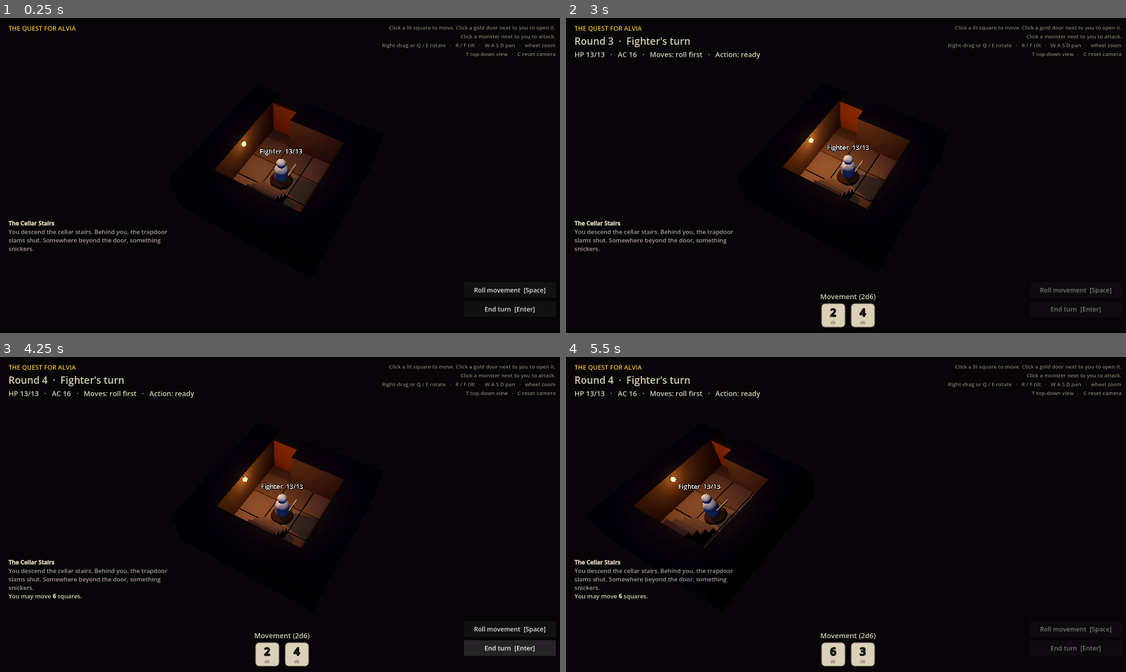
Above: before the commit, frames 1-4 (two rows, left to right).
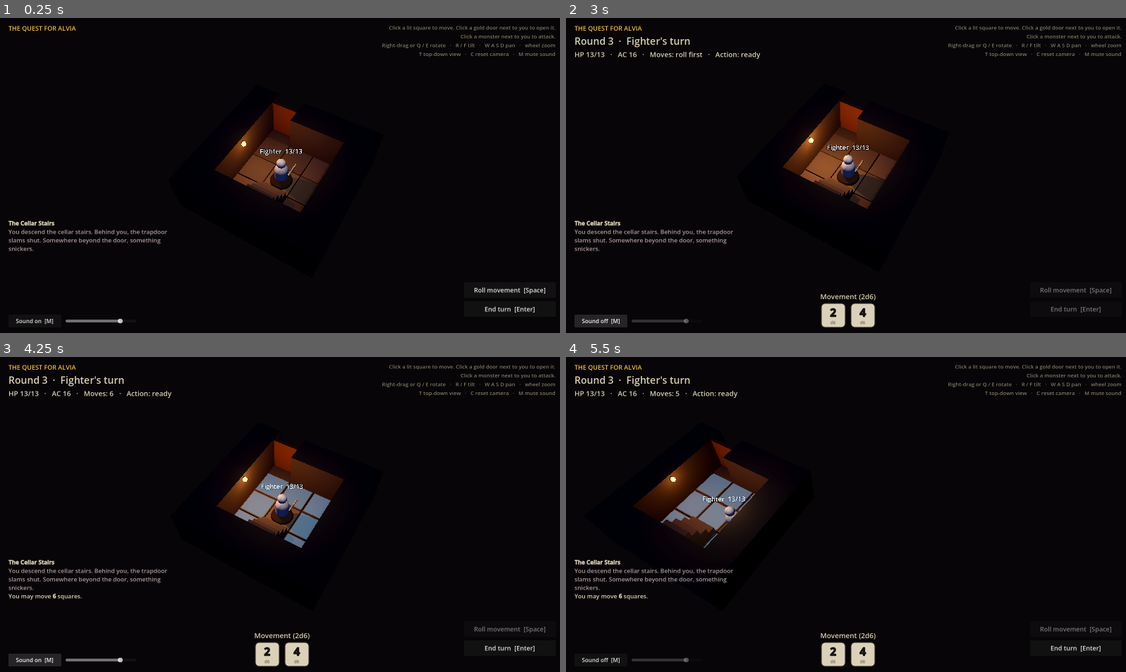
Above: after the commit, the same moments.

Repository: robertdavidsson77-pixel/quest-for-alvia
Game: Godot game, scene res://scenes/main.tscn
The game is run twice, just before and just after one commit, with the same random seed, the same clock (stepped at 60 frames per second) and the same inputs.
Inputs (mouse positions are in pixels of both pictures, inside the frame that each line leads up to):
- Up to frame 1 (0.25 s): no input
- Up to frame 2 (3 s): click "End turn [Enter]" at 0.5 s; click "End turn [Enter]" at 1.25 s; click "Roll movement [Space]" at 2 s; click (599, 320) at 2.75 s, where only the run after the commit has a clickable "Sound on [M]"
- Up to frame 3 (4.25 s): click "End turn [Enter]" (after the commit: "Sound off [M]") at 3.5 s
- Up to frame 4 (5.5 s): tap A at 4.25, 5 s; move the mouse to (974, 498) at 4.27 s; hold D 4.28-5 s; tap M at 4.35 s; click (974, 498) at 4.42 s; tap Space at 4.52, 4.55, 4.82 s; drag from (734, 530) to (818, 577) at 5.02 s

The runs differ from the first frame. In frame 1, 0.3% of the frame differs, in the area x 2-100%, y 10-98%; in frame 2, 0.6%; in frame 3, 2.2%, in the area x 1-100%, y 6-99%; in frame 4, 2.2%.

Commit message:
Add music and sound effects
Looping dungeon ambience, plus sounds for doors, dice, footsteps, sword
hits, misses and the goblin. Volume slider in the bottom-left corner and
M to mute. All audio is CC0 (audio/CREDITS.md).

Co-Authored-By: Claude Opus 5.5 (1M context) <noreply@anthropic.com>
Claude-Session: https://claude.ai/code/session_01Gux7F71D2PtzMttFetbgWG

Diff:
--- a/data/units/goblin.tres
+++ b/data/units/goblin.tres
@@ -16,3 +16,4 @@
 speed = 8
 color = Color(0.35, 0.5, 0.2, 1)
 model_height = 0.75
+voice = "goblin"
--- a/project.godot
+++ b/project.godot
@@ -8,6 +8,10 @@
 run/main_scene="res://scenes/main.tscn"
 config/features=PackedStringArray("4.7", "Forward Plus")
 
+[autoload]
+
+Sound="*res://scripts/sound.gd"
+
 [display]
 
 window/size/viewport_width=1600
--- a/scripts/figure.gd
+++ b/scripts/figure.gd
@@ -35,6 +35,7 @@
 	for step in path:
 		var target := board.cell_to_world(step)
 		face(target)
+		Sound.play("step")
 		var tween := create_tween()
 		tween.tween_property(self, "position", target, STEP_TIME)
 		# A little hop, like moving a miniature by hand.
@@ -63,6 +64,7 @@
 	hp = maxi(0, hp - amount)
 	_update_label()
 	show_float_text("-%d" % amount, Color(1, 0.3, 0.2))
+	Sound.play(stats.voice)
 	var tween := create_tween()
 	tween.tween_property(_body_material, "emission_energy_multiplier", 2.0, 0.05)
 	tween.tween_property(_body_material, "emission_energy_multiplier", 0.0, 0.25)
@@ -87,6 +89,7 @@
 
 
 func _die() -> void:
+	Sound.play(stats.voice, 0.0)
 	_label.visible = false
 	var tween := create_tween()
 	tween.tween_property(_body, "rotation_degrees:x", -90.0, 0.4).set_trans(Tween.TRANS_BOUNCE).set_ease(Tween.EASE_OUT)
--- a/scripts/hud.gd
+++ b/scripts/hud.gd
@@ -5,6 +5,8 @@
 signal roll_pressed
 signal end_turn_pressed
 signal restart_pressed
+signal volume_changed(value: float)
+signal mute_pressed
 
 const BONE := Color(0.86, 0.82, 0.72)
 const INK := Color(0.12, 0.1, 0.09)
@@ -18,6 +20,8 @@
 var _dice_row: HBoxContainer
 var _roll_button: Button
 var _end_button: Button
+var _mute_button: Button
+var _volume_slider: HSlider
 var _end_screen: Control
 var _end_title: Label
 var _end_subtitle: Label
@@ -75,7 +79,27 @@
 	_end_button.pressed.connect(func(): end_turn_pressed.emit())
 	buttons.add_child(_end_button)
 
-	var help := _make_label("Click a lit square to move. Click a gold door next to you to open it.\nClick a monster next to you to attack.\nRight-drag or Q / E rotate   ·   R / F tilt   ·   W A S D pan   ·   wheel zoom\nT top-down view   ·   C reset camera", 15, Color(BONE, 0.6))
+	# Bottom left, under the log: sound on/off and volume.
+	var sound_row := HBoxContainer.new()
+	_place(sound_row, Control.PRESET_BOTTOM_LEFT, Rect2(24, -58, 400, 36))
+	sound_row.add_theme_constant_override("separation", 12)
+	root.add_child(sound_row)
+	_mute_button = _make_button("")
+	_mute_button.custom_minimum_size = Vector2(150, 36)
+	_mute_button.add_theme_font_size_override("font_size", 16)
+	_mute_button.pressed.connect(func(): mute_pressed.emit())
+	sound_row.add_child(_mute_button)
+	_volume_slider = HSlider.new()
+	_volume_slider.min_value = 0.0
+	_volume_slider.max_value = 1.0
+	_volume_slider.step = 0.05
+	_volume_slider.focus_mode = Control.FOCUS_NONE
+	_volume_slider.custom_minimum_size = Vector2(200, 36)
+	_volume_slider.size_flags_vertical = Control.SIZE_SHRINK_CENTER
+	_volume_slider.value_changed.connect(func(v: float): volume_changed.emit(v))
+	sound_row.add_child(_volume_slider)
+
+	var help := _make_label("Click a lit square to move. Click a gold door next to you to open it.\nClick a monster next to you to attack.\nRight-drag or Q / E rotate   ·   R / F tilt   ·   W A S D pan   ·   wheel zoom\nT top-down view   ·   C reset camera   ·   M mute sound", 15, Color(BONE, 0.6))
 	help.horizontal_alignment = HORIZONTAL_ALIGNMENT_RIGHT
 	_place(help, Control.PRESET_TOP_RIGHT, Rect2(-640, 16, 616, 100))
 	root.add_child(help)
@@ -94,6 +118,13 @@
 func set_buttons(can_roll: bool, can_end: bool) -> void:
 	_roll_button.disabled = not can_roll
 	_end_button.disabled = not can_end
+
+
+## Shows the current volume (0..1) and whether sound is muted.
+func set_volume(value: float, muted: bool) -> void:
+	_volume_slider.set_value_no_signal(value)
+	_volume_slider.modulate.a = 0.4 if muted else 1.0
+	_mute_button.text = "Sound off  [M]" if muted else "Sound on  [M]"
 
 
 func log_line(bbcode: String) -> void:
@@ -113,11 +144,13 @@
 		panels.append(panel)
 		faces.append(panel.get_child(0).get_child(0) as Label)
 
+	Sound.play("dice_shake")
 	for i in 9:
 		for face in faces:
 			face.text = str(randi_range(1, sides))
 		await get_tree().create_timer(0.05).timeout
 
+	Sound.play("die_land" if results.size() == 1 else "dice_land")
 	for i in results.size():
 		faces[i].text = str(results[i])
 		if sides == 20 and results[i] == 20:
--- a/scripts/main.gd
+++ b/scripts/main.gd
@@ -57,6 +57,11 @@
 	hud.roll_pressed.connect(_on_roll)
 	hud.end_turn_pressed.connect(_on_end_turn)
 	hud.restart_pressed.connect(func(): get_tree().reload_current_scene())
+	hud.volume_changed.connect(func(v: float): Sound.volume = v)
+	hud.mute_pressed.connect(func():
+		Sound.toggle_mute()
+		hud.set_volume(Sound.volume, Sound.muted))
+	hud.set_volume(Sound.volume, Sound.muted)
 
 	hud.log_line("[b]%s[/b]" % QuestCellar.TITLE)
 	hud.log_line("[color=#a99]%s[/color]" % QuestCellar.INTRO)
@@ -80,7 +85,10 @@
 	elif event is InputEventMouseButton and event.pressed and event.button_index == MOUSE_BUTTON_LEFT:
 		_on_cell_clicked(_cell_under_mouse(event.position))
 	elif event is InputEventKey and event.pressed and not event.echo:
-		if event.keycode == KEY_SPACE:
+		if event.keycode == KEY_M:
+			Sound.toggle_mute()
+			hud.set_volume(Sound.volume, Sound.muted)
+		elif event.keycode == KEY_SPACE:
 			_on_roll()
 		elif event.keycode == KEY_ENTER or event.keycode == KEY_KP_ENTER:
 			_on_end_turn()
@@ -151,6 +159,8 @@
 	board.clear_highlights()
 	hud.log_line("The door groans open...")
 	camera_rig.focus_on(board.cell_to_world(cell))
+	Sound.play("door_creak")
+	Sound.play("door")
 	await board.open_door(cell)
 	for m in monsters:
 		if not m.visible and board.is_room_revealed(board.room_at(m.cell)):
@@ -165,6 +175,7 @@
 	var final_scale := m.scale
 	m.scale = Vector3(final_scale.x, 0.01, final_scale.z)
 	m.visible = true
+	Sound.play(m.stats.voice + "_wake")
 	var tween := create_tween()
 	tween.tween_property(m, "scale", final_scale, 0.35).set_trans(Tween.TRANS_BACK).set_ease(Tween.EASE_OUT)
 	await tween.finished
@@ -258,6 +269,7 @@
 	var d20 := Dice.roll(20)
 	var total := d20 + a.attack_bonus
 	await hud.show_dice("%s attacks: d20 + %d vs AC %d" % [a.display_name, a.attack_bonus, defender.stats.armor_class], 20, [d20])
+	Sound.play(a.voice)
 	await attacker.play_attack(defender)
 
 	var crit := d20 == 20
@@ -266,9 +278,13 @@
 	if not hit:
 		var why := "a natural 1" if d20 == 1 else "%d" % total
 		hud.log_line("%s swings the %s: %s, a miss." % [who, a.weapon_name, why])
+		Sound.play("miss")
 		defender.show_float_text("Miss", Color(0.8, 0.8, 0.8))
 		return
 
+	Sound.play("hit")
+	if crit:
+		Sound.play("crit")
 	var dice_count := a.damage_dice_count * (2 if crit else 1)
 	var rolls := Dice.roll_many(dice_count, a.damage_die)
 	await hud.show_dice("Damage: %dd%d + %d" % [dice_count, a.damage_die, a.damage_bonus], a.damage_die, rolls)
--- /dev/null
+++ b/scripts/sound.gd
@@ -0,0 +1,83 @@
+## Music and sound effects. Loaded as the autoload "Sound", so any script can
+## call Sound.play("door"). Each sound name has a few takes; one is picked at
+## random so repeated sounds don't feel mechanical. All files are CC0, see
+## audio/CREDITS.md.
+extends Node
+
+const SFX_DIR := "res://audio/sfx/"
+const MUSIC_FILE := "res://audio/music/dungeon-ambience.ogg"
+
+## Sound name -> [file names, volume in dB].
+const SOUNDS := {
+	"door": [["door-2-open.ogg", "door-4-heavy.wav"], 0.0],
+	"door_creak": [["door-3-creak.ogg"], -2.0],
+	"dice_shake": [["dice-1-shake.ogg"], -4.0],
+	"dice_land": [["dice-2-throw.ogg"], -2.0],
+	"die_land": [["dice-3-single.ogg"], -2.0],
+	"step": [["step-1-stone.ogg", "step-2-stone.ogg", "step-3-boot.ogg"], -8.0],
+	"hit": [["sword-hit-1-metal.ogg", "sword-hit-2-armour.ogg", "sword-hit-3-chop.ogg"], -2.0],
+	"crit": [["sword-hit-4-slice.ogg"], 0.0],
+	"miss": [["miss-1-swish.wav", "miss-2-swish.wav", "miss-3-swing.wav"], -2.0],
+	"goblin": [["goblin-1.wav", "goblin-2.wav", "goblin-3.wav"], -3.0],
+	"goblin_wake": [["goblin-5-beast.wav"], 0.0],
+}
+const MUSIC_DB := -14.0
+const VOICES := 8  # how many sounds can play at once
+
+var volume := 0.8:  # 0..1, the slider value
+	set(value):
+		volume = clampf(value, 0.0, 1.0)
+		_apply_volume()
+var muted := false:
+	set(value):
+		muted = value
+		_apply_volume()
+
+var _streams := {}  # sound name -> Array[AudioStream]
+var _players: Array[AudioStreamPlayer] = []
+var _next_player := 0
+var _music: AudioStreamPlayer
+
+
+func _ready() -> void:
+	for sound_name in SOUNDS:
+		var takes: Array[AudioStream] = []
+		for file in SOUNDS[sound_name][0]:
+			takes.append(load(SFX_DIR + file))
+		_streams[sound_name] = takes
+	for i in VOICES:
+		var p := AudioStreamPlayer.new()
+		add_child(p)
+		_players.append(p)
+
+	var music := (load(MUSIC_FILE) as AudioStreamOggVorbis).duplicate() as AudioStreamOggVorbis
+	music.loop = true
+	_music = AudioStreamPlayer.new()
+	_music.stream = music
+	_music.volume_db = MUSIC_DB
+	add_child(_music)
+	_music.play()
+	_apply_volume()
+
+
+## Plays one random take of `sound_name`. Does nothing for an unknown name,
+## so a unit without a voice can simply be silent.
+func play(sound_name: String, pitch_jitter := 0.08) -> void:
+	if not _streams.has(sound_name):
+		return
+	var p := _players[_next_player]
+	_next_player = (_next_player + 1) % _players.size()
+	p.stream = _streams[sound_name].pick_random()
+	p.volume_db = SOUNDS[sound_name][1]
+	p.pitch_scale = randf_range(1.0 - pitch_jitter, 1.0 + pitch_jitter)
+	p.play()
+
+
+func toggle_mute() -> void:
+	muted = not muted
+
+
+func _apply_volume() -> void:
+	var bus := AudioServer.get_bus_index("Master")
+	AudioServer.set_bus_mute(bus, muted or volume <= 0.0)
+	AudioServer.set_bus_volume_db(bus, linear_to_db(maxf(volume, 0.0001)))
--- a/scripts/unit_stats.gd
+++ b/scripts/unit_stats.gd
@@ -16,3 +16,6 @@
 @export var speed: int = 0
 @export var color: Color = Color.WHITE
 @export var model_height: float = 1.0
+## Sound name for this unit's grunts (see scripts/sound.gd). Empty means silent.
+## "<voice>_wake" plays when it first sees the hero.
+@export var voice: String = ""
Not shown, added: audio/music/dungeon-ambience.ogg.import
Not shown, added: audio/sfx/dice-1-shake.ogg.import
Not shown, added: audio/sfx/dice-2-throw.ogg.import
Not shown, added: audio/sfx/dice-3-single.ogg.import
Not shown, added: audio/sfx/door-2-open.ogg.import
Not shown, added: audio/sfx/door-3-creak.ogg.import
Not shown, added: audio/sfx/door-4-heavy.wav.import
Not shown, added: audio/sfx/goblin-1.wav.import
Not shown, added: audio/sfx/goblin-2.wav.import
Not shown, added: audio/sfx/goblin-3.wav.import
Not shown, added: audio/sfx/goblin-5-beast.wav.import
Not shown, added: audio/sfx/miss-1-swish.wav.import
(and 33 more such lines)
